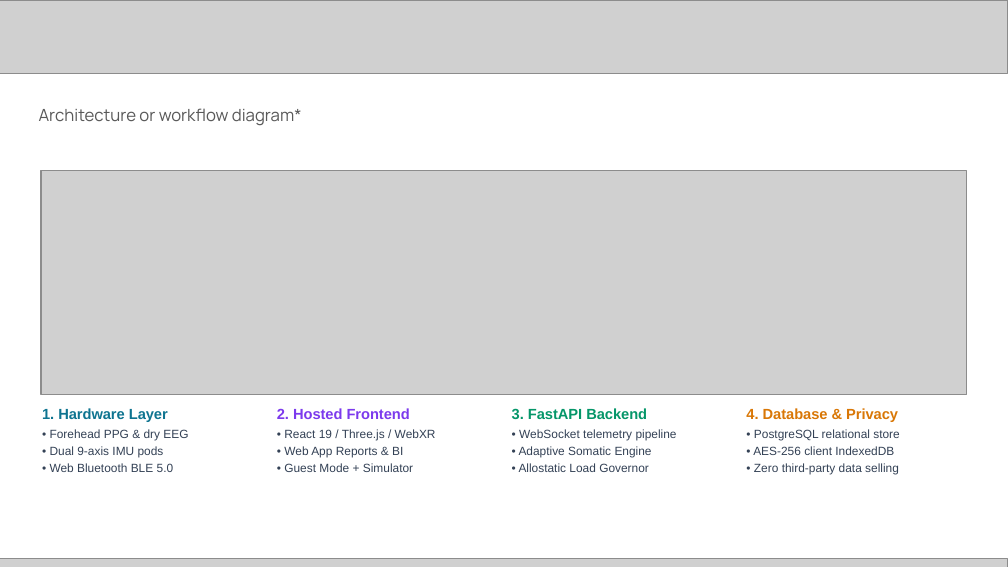
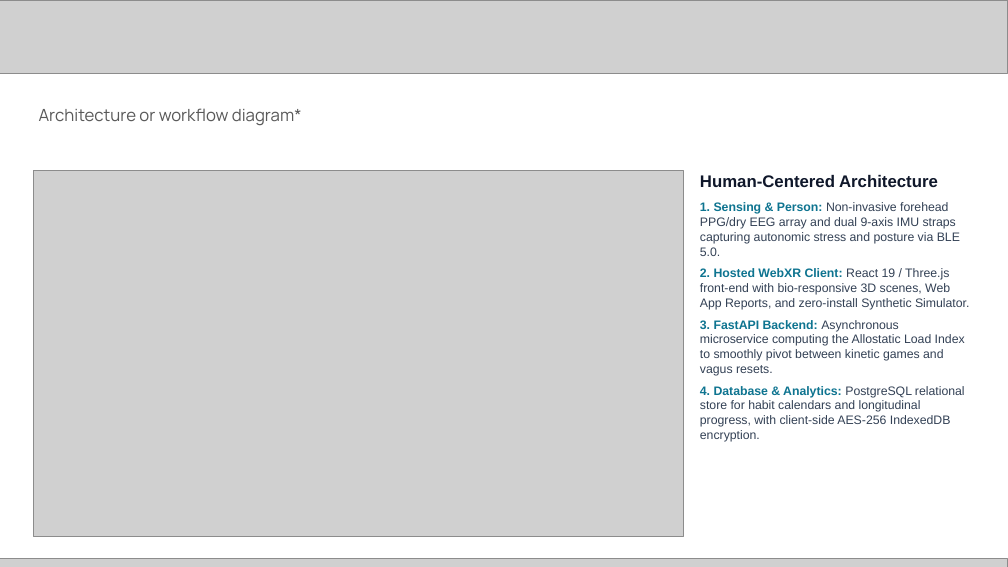
Before and after one commit to chiraghs/Neuro-Kinetic-Behavioral-Health-System, a slide deck: slide 4 of [PUB] Future Health Digital Innovation Challenge | Submission Template.pptx. Drawn at 1008x567 pixels with LibreOffice and Linux fonts; fonts in the diff are those of the drawing; grey boxes stand for pictures. Boxes give left, top, right and bottom in pixels: in the first picture for what was removed or moved away, otherwise in the second. Text is boxed around its words. In the diff, an @@ line names an element or a change of style, - is before the commit and + after.

Commit message:
Refine architecture diagram to professional human-centered design and update Slide 4

```diff
--- a/[PUB] Future Health Digital Innovation Challenge | Submission Template.pptx
+++ b/[PUB] Future Health Digital Innovation Challenge | Submission Template.pptx
@@ picture: place and size @@
-picture at [41,171,968,395]
+picture at [33,171,683,537]
@@ text at [700,175,969,442]: text changed; size 8.5 to 8.8 pt @@
-1. Hardware Layer
-• Forehead PPG & dry EEG
-• Dual 9-axis IMU pods
-• Web Bluetooth BLE 5.0
+Human-Centered Architecture
+1. Sensing & Person: Non-invasive forehead PPG/dry EEG array and dual 9-axis IMU straps capturing autonomic stress and posture via BLE 5.0.
+2. Hosted WebXR Client: React 19 / Three.js front-end with bio-responsive 3D scenes, Web App Reports, and zero-install Synthetic Simulator.
+3. FastAPI Backend: Asynchronous microservice computing the Allostatic Load Index to smoothly pivot between kinetic games and vagus resets.
+4. Database & Analytics: PostgreSQL relational store for habit calendars and longitudinal progress, with client-side AES-256 IndexedDB encryption.
@@ text removed at [277,408,436,472] @@
-2. Hosted Frontend
-• React 19 / Three.js / WebXR
-• Web App Reports & BI
-• Guest Mode + Simulator
@@ text removed at [512,408,677,472] @@
-3. FastAPI Backend
-• WebSocket telemetry pipeline
-• Adaptive Somatic Engine
-• Allostatic Load Governor
@@ text removed at [746,408,899,475] @@
-4. Database & Privacy
-• PostgreSQL relational store
-• AES-256 client IndexedDB
-• Zero third-party data selling
```
Also in this commit, not shown: 1 other file.
